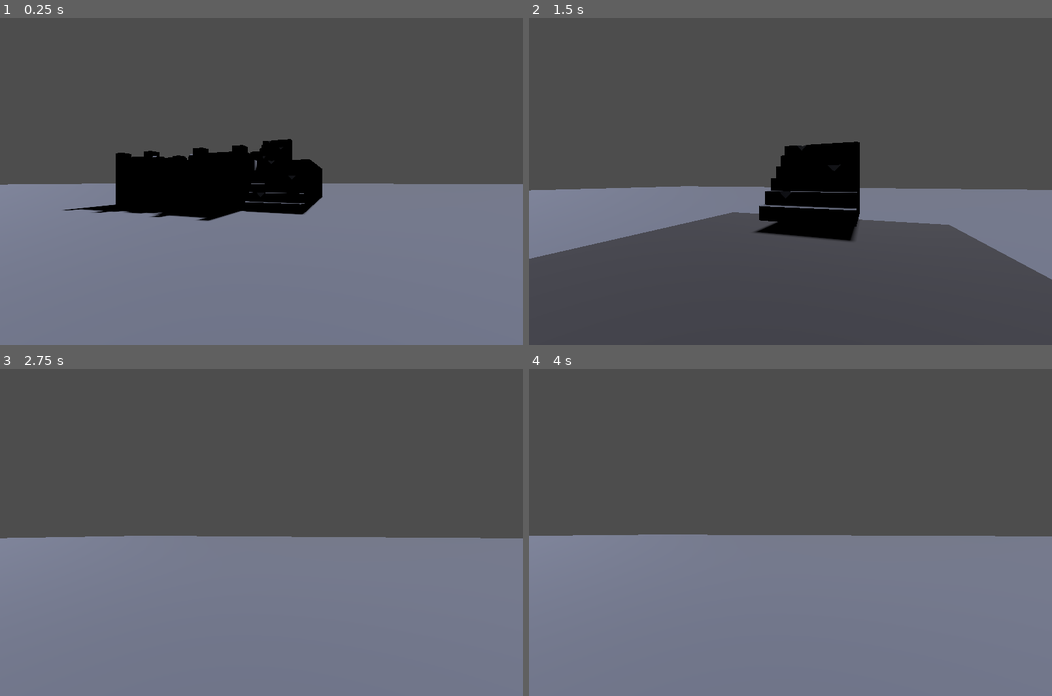
Above: before the commit, frames 1-4 (two rows, left to right).
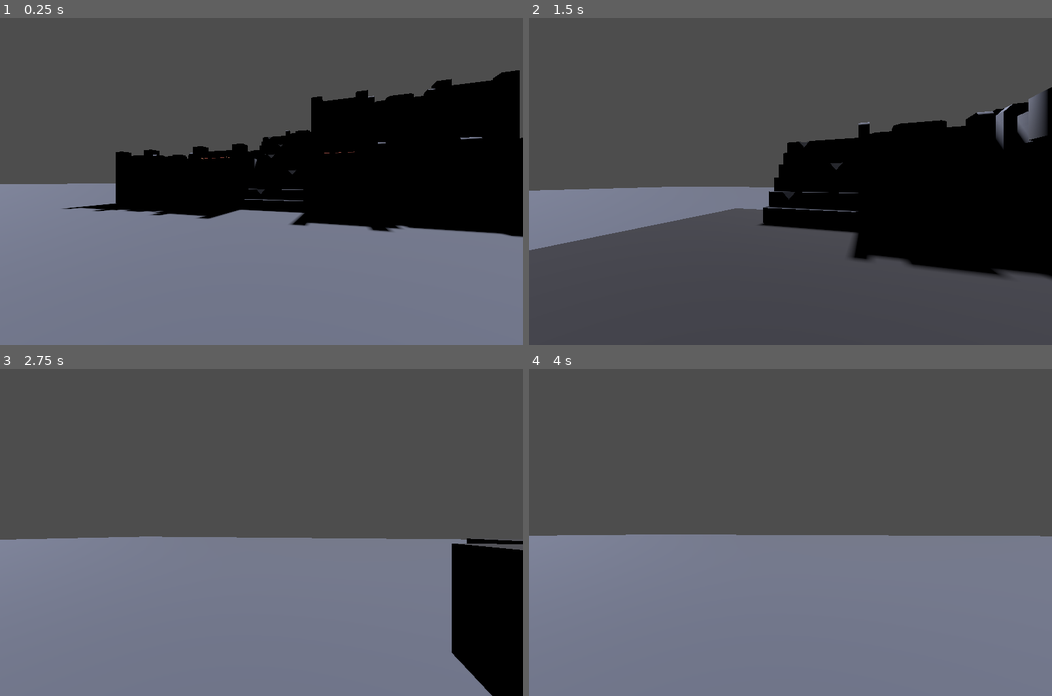
Above: after the commit, the same moments.

Repository: brambekkers/god
Game: Godot game, scene res://scenes/TestScene.tscn
The game is run twice, just before and just after one commit, with the same random seed, the same clock (stepped at 60 frames per second) and the same inputs.
Inputs:
- Up to frame 1 (0.25 s): no input
- Up to frame 2 (1.5 s): tap Enter at 0.5 s; hold W (move_forward) from 0.53 s (still down); tap Space (jump) at 0.77 s
- Up to frame 3 (2.75 s): keep holding W (move_forward); tap Space (jump) at 1.52 s
- Up to frame 4 (4 s): keep holding W (move_forward); tap Space (jump) at 3.02, 3.5, 3.77 s

The runs differ from the first frame. In frame 1, 18% of the frame differs, in the area x 0-100%, y 16-67%; in frame 2, 19%, in the area x 0-100%, y 21-80%; in frame 3, 6.3%; in frame 4, less than 0.1%.

Commit message:
update collision detection of scenes and test scene

Diff:
--- a/scenes/Player.tscn
+++ b/scenes/Player.tscn
@@ -5,7 +5,7 @@
 
 [sub_resource type="CapsuleShape3D" id="CapsuleShape3D_h54v0"]
 radius = 0.1
-height = 0.7
+height = 0.65
 
 [node name="Player" type="CharacterBody3D"]
 script = ExtResource("1_ir3ke")
--- a/scenes/TestScene.tscn
+++ b/scenes/TestScene.tscn
@@ -6,6 +6,12 @@
 [ext_resource type="PackedScene" uid="uid://rspt8odgv07u" path="res://scenes/models/wall.tscn" id="3_rjola"]
 [ext_resource type="PackedScene" uid="uid://ckkrkj0afw1su" path="res://scenes/models/stairs.tscn" id="5_7ed7n"]
 [ext_resource type="PackedScene" uid="uid://21dx2a3pepy2" path="res://scenes/models/wallHalf.tscn" id="6_r5uxi"]
+[ext_resource type="PackedScene" uid="uid://d15tbfjhirgpl" path="res://scenes/models/wallOpening.tscn" id="7_xsb88"]
+[ext_resource type="PackedScene" uid="uid://blepwcn223jcm" path="res://scenes/models/wallNarrow.tscn" id="8_8ysxk"]
+[ext_resource type="PackedScene" uid="uid://cli7bwij5fqd" path="res://scenes/models/woodSupport.tscn" id="8_sktli"]
+[ext_resource type="PackedScene" uid="uid://bvww3ljkcuvqq" path="res://scenes/models/banner.tscn" id="10_18kr4"]
+[ext_resource type="PackedScene" uid="uid://402glsfolcw4" path="res://scenes/models/barrel.tscn" id="11_ct7xw"]
+[ext_resource type="PackedScene" uid="uid://qi7dbnebp5pb" path="res://scenes/models/chest.tscn" id="12_nokur"]
 
 [node name="Test scene" type="Node3D"]
 
@@ -34,29 +40,239 @@
 [node name="Node3D6" parent="." instance=ExtResource("3_opx3c")]
 transform = Transform3D(1, 0, 0, 0, 1, 0, 0, 0, 1, 0, 0, 2)
 
+[node name="Node3D8" parent="." instance=ExtResource("5_7ed7n")]
+transform = Transform3D(-1, 0, 8.74228e-08, 0, 1, 0, -8.74228e-08, 0, -1, -1, 0, 1)
+
+[node name="Node3D9" parent="." instance=ExtResource("3_opx3c")]
+transform = Transform3D(1, 0, 0, 0, 1, 0, 0, 0, 1, -1, 0, 4)
+
+[node name="Node3D10" parent="." instance=ExtResource("3_opx3c")]
+transform = Transform3D(1, 0, 0, 0, 1, 0, 0, 0, 1, -1, 0, 3)
+
+[node name="Node3D11" parent="." instance=ExtResource("3_opx3c")]
+transform = Transform3D(1, 0, 0, 0, 1, 0, 0, 0, 1, 1, 0, 3)
+
+[node name="Node3D12" parent="." instance=ExtResource("3_opx3c")]
+transform = Transform3D(1, 0, 0, 0, 1, 0, 0, 0, 1, 0, 0, 4)
+
+[node name="Node3D13" parent="." instance=ExtResource("3_opx3c")]
+transform = Transform3D(1, 0, 0, 0, 1, 0, 0, 0, 1, 1, 0, 4)
+
+[node name="Node3D14" parent="." instance=ExtResource("5_7ed7n")]
+transform = Transform3D(-1, 0, -8.74228e-08, 0, 1, 0, 8.74228e-08, 0, -1, 0, 1, 4)
+
+[node name="Node3D3" parent="." instance=ExtResource("7_xsb88")]
+transform = Transform3D(1, 0, 0, 0, 1, 0, 0, 0, 1, -3, 0, 1)
+
+[node name="Node3D15" parent="." instance=ExtResource("3_rjola")]
+transform = Transform3D(1, 0, 0, 0, 1, 0, 0, 0, 1, -2, 0, 1)
+
+[node name="Node3D17" parent="." instance=ExtResource("8_sktli")]
+transform = Transform3D(1, 0, 0, 0, 1, 0, 0, 0, 1, -3, 0, 5)
+
+[node name="Node3D18" parent="." instance=ExtResource("8_sktli")]
+transform = Transform3D(1, 0, 0, 0, 1, 0, 0, 0, 1, -3, 0, 3)
+
+[node name="Node3D19" parent="." instance=ExtResource("3_opx3c")]
+transform = Transform3D(1, 0, 0, 0, 1, 0, 0, 0, 1, -2, 0, 2)
+
+[node name="Node3D21" parent="." instance=ExtResource("3_opx3c")]
+transform = Transform3D(1, 0, 0, 0, 1, 0, 0, 0, 1, -2, 0, 3)
+
+[node name="Node3D22" parent="." instance=ExtResource("3_opx3c")]
+transform = Transform3D(1, 0, 0, 0, 1, 0, 0, 0, 1, -2, 0, 4)
+
+[node name="Node3D23" parent="." instance=ExtResource("3_opx3c")]
+transform = Transform3D(1, 0, 0, 0, 1, 0, 0, 0, 1, -3, 1, 3)
+
+[node name="Node3D24" parent="." instance=ExtResource("3_opx3c")]
+transform = Transform3D(1, 0, 0, 0, 1, 0, 0, 0, 1, -3, 1, 4)
+
+[node name="Node3D25" parent="." instance=ExtResource("3_opx3c")]
+transform = Transform3D(1, 0, 0, 0, 1, 0, 0, 0, 1, -4, 0, 2)
+
+[node name="Node3D26" parent="." instance=ExtResource("3_opx3c")]
+transform = Transform3D(1, 0, 0, 0, 1, 0, 0, 0, 1, -4, 0, 3)
+
+[node name="Node3D27" parent="." instance=ExtResource("3_opx3c")]
+transform = Transform3D(1, 0, 0, 0, 1, 0, 0, 0, 1, -4, 0, 4)
+
+[node name="Node3D28" parent="." instance=ExtResource("3_opx3c")]
+transform = Transform3D(1, 0, 0, 0, 1, 0, 0, 0, 1, -4, 0, 5)
+
+[node name="Node3D29" parent="." instance=ExtResource("3_opx3c")]
+transform = Transform3D(1, 0, 0, 0, 1, 0, 0, 0, 1, -2, 0, 5)
+
+[node name="Node3D30" parent="." instance=ExtResource("3_opx3c")]
+transform = Transform3D(1, 0, 0, 0, 1, 0, 0, 0, 1, -3, 1, 5)
+
+[node name="Node3D16" parent="." instance=ExtResource("8_8ysxk")]
+transform = Transform3D(1, 0, 0, 0, 1, 0, 0, 0, 1, 1, 0, 1)
+
+[node name="Node3D32" parent="." instance=ExtResource("6_r5uxi")]
+transform = Transform3D(-4.37114e-08, 0, 1, 0, 1, 0, -1, 0, -4.37114e-08, -2, 1, 3)
+
+[node name="Node3D33" parent="." instance=ExtResource("6_r5uxi")]
+transform = Transform3D(-1, 0, -8.74228e-08, 0, 1, 0, 8.74228e-08, 0, -1, -1, 1, 4)
+
+[node name="Node3D34" parent="." instance=ExtResource("3_opx3c")]
+transform = Transform3D(1, 0, 0, 0, 1, 0, 0, 0, 1, -2, 1, 4)
+
+[node name="Node3D35" parent="." instance=ExtResource("10_18kr4")]
+transform = Transform3D(1, 0, 0, 0, 1, 0, 0, 0, 1, -2, 0, 0.913187)
+
+[node name="Node3D36" parent="." instance=ExtResource("10_18kr4")]
+transform = Transform3D(1, 0, 0, 0, 1, 0, 0, 0, 1, 0, 0, 0.91147)
+
+[node name="Node3D37" parent="." instance=ExtResource("11_ct7xw")]
+transform = Transform3D(1, 0, 0, 0, 1, 0, 0, 0, 1, 0.928601, 0.00142944, 0.372677)
+
+[node name="Node3D38" parent="." instance=ExtResource("3_rjola")]
+transform = Transform3D(1, 0, 0, 0, 1, 0, 0, 0, 1, -5, 0, 1)
+
+[node name="Node3D31" parent="." instance=ExtResource("3_rjola")]
+transform = Transform3D(1, 0, 0, 0, 1, 0, 0, 0, 1, -2, 1, 2)
+
+[node name="Node3D39" parent="." instance=ExtResource("3_rjola")]
+transform = Transform3D(1, 0, 0, 0, 1, 0, 0, 0, 1, -4, 1, 2)
+
+[node name="Node3D20" parent="." instance=ExtResource("6_r5uxi")]
+transform = Transform3D(-1, 0, -8.74228e-08, 0, 1, 0, 8.74228e-08, 0, -1, -3, 1, 2)
+
+[node name="Node3D40" parent="." instance=ExtResource("8_8ysxk")]
+transform = Transform3D(1, 0, 0, 0, 1, 0, 0, 0, 1, -4, 0, 1)
+
+[node name="Node3D41" parent="." instance=ExtResource("11_ct7xw")]
+transform = Transform3D(1, 0, 0, 0, 1, 0, 0, 0, 1, -5, 0, 0.17622)
+
 [node name="Node3D7" parent="." instance=ExtResource("3_opx3c")]
 transform = Transform3D(1, 0, 0, 0, 1, 0, 0, 0, 1, -1, 0, 2)
 
-[node name="Node3D8" parent="." instance=ExtResource("5_7ed7n")]
-transform = Transform3D(-1, 0, 8.74228e-08, 0, 1, 0, -8.74228e-08, 0, -1, -1, 0, 1)
-
-[node name="Node3D9" parent="." instance=ExtResource("3_opx3c")]
-transform = Transform3D(1, 0, 0, 0, 1, 0, 0, 0, 1, -1, 0, 4)
-
-[node name="Node3D10" parent="." instance=ExtResource("3_opx3c")]
-transform = Transform3D(1, 0, 0, 0, 1, 0, 0, 0, 1, -1, 0, 3)
-
-[node name="Node3D11" parent="." instance=ExtResource("3_opx3c")]
-transform = Transform3D(1, 0, 0, 0, 1, 0, 0, 0, 1, 1, 0, 3)
-
-[node name="Node3D12" parent="." instance=ExtResource("3_opx3c")]
-transform = Transform3D(1, 0, 0, 0, 1, 0, 0, 0, 1, 0, 0, 4)
-
-[node name="Node3D13" parent="." instance=ExtResource("3_opx3c")]
-transform = Transform3D(1, 0, 0, 0, 1, 0, 0, 0, 1, 1, 0, 4)
-
-[node name="Node3D14" parent="." instance=ExtResource("5_7ed7n")]
-transform = Transform3D(-1, 0, -8.74228e-08, 0, 1, 0, 8.74228e-08, 0, -1, 0, 1, 4)
-
-[node name="Node3D16" parent="." instance=ExtResource("6_r5uxi")]
-transform = Transform3D(-1, 0, -8.74228e-08, 0, 1, 0, 8.74228e-08, 0, -1, 1, 0, 1)
+[node name="Node3D42" parent="." instance=ExtResource("3_opx3c")]
+transform = Transform3D(1, 0, 0, 0, 1, 0, 0, 0, 1, -1, 0, 6)
+
+[node name="Node3D43" parent="." instance=ExtResource("3_opx3c")]
+transform = Transform3D(1, 0, 0, 0, 1, 0, 0, 0, 1, 0, 0, 7)
+
+[node name="Node3D44" parent="." instance=ExtResource("3_opx3c")]
+transform = Transform3D(1, 0, 0, 0, 1, 0, 0, 0, 1, 0, 0, 8)
+
+[node name="Node3D45" parent="." instance=ExtResource("3_opx3c")]
+transform = Transform3D(1, 0, 0, 0, 1, 0, 0, 0, 1, -5, 0, 6)
+
+[node name="Node3D46" parent="." instance=ExtResource("3_opx3c")]
+transform = Transform3D(1, 0, 0, 0, 1, 0, 0, 0, 1, -6, 0, 7)
+
+[node name="Node3D47" parent="." instance=ExtResource("5_7ed7n")]
+transform = Transform3D(1, 0, 0, 0, 1, 0, 0, 0, 1, -3, 0, 9)
+
+[node name="Node3D48" parent="." instance=ExtResource("5_7ed7n")]
+transform = Transform3D(-1, 0, -8.74228e-08, 0, 1, 0, 8.74228e-08, 0, -1, -3, 0, 7)
+
+[node name="Node3D49" parent="." instance=ExtResource("3_opx3c")]
+transform = Transform3D(1, 0, 0, 0, 1, 0, 0, 0, 1, -3, 0, 8)
+
+[node name="Node3D50" parent="." instance=ExtResource("2_6ei7d")]
+transform = Transform3D(1, 0, 0, 0, 1, 0, 0, 0, 1, -2, 1, 8)
+
+[node name="Node3D51" parent="." instance=ExtResource("2_6ei7d")]
+transform = Transform3D(1, 0, 0, 0, 1, 0, 0, 0, 1, -1, 1, 8)
+
+[node name="Node3D52" parent="." instance=ExtResource("2_6ei7d")]
+transform = Transform3D(1, 0, 0, 0, 1, 0, 0, 0, 1, -1, 1, 7)
+
+[node name="Node3D53" parent="." instance=ExtResource("2_6ei7d")]
+transform = Transform3D(1, 0, 0, 0, 1, 0, 0, 0, 1, -2, 1, 7)
+
+[node name="Node3D54" parent="." instance=ExtResource("2_6ei7d")]
+transform = Transform3D(1, 0, 0, 0, 1, 0, 0, 0, 1, -4, 1, 7)
+
+[node name="Node3D55" parent="." instance=ExtResource("2_6ei7d")]
+transform = Transform3D(1, 0, 0, 0, 1, 0, 0, 0, 1, -5, 1, 7)
+
+[node name="Node3D56" parent="." instance=ExtResource("2_6ei7d")]
+transform = Transform3D(1, 0, 0, 0, 1, 0, 0, 0, 1, -3, 1, 6)
+
+[node name="Node3D57" parent="." instance=ExtResource("2_6ei7d")]
+transform = Transform3D(1, 0, 0, 0, 1, 0, 0, 0, 1, -2, 1, 6)
+
+[node name="Node3D58" parent="." instance=ExtResource("2_6ei7d")]
+transform = Transform3D(1, 0, 0, 0, 1, 0, 0, 0, 1, -4, 1, 6)
+
+[node name="Node3D59" parent="." instance=ExtResource("3_opx3c")]
+transform = Transform3D(1, 0, 0, 0, 1, 0, 0, 0, 1, 0, 0, 9)
+
+[node name="Node3D60" parent="." instance=ExtResource("3_opx3c")]
+transform = Transform3D(1, 0, 0, 0, 1, 0, 0, 0, 1, -1, 0, 10)
+
+[node name="Node3D61" parent="." instance=ExtResource("3_opx3c")]
+transform = Transform3D(1, 0, 0, 0, 1, 0, 0, 0, 1, -1, 0, 11)
+
+[node name="Node3D62" parent="." instance=ExtResource("3_opx3c")]
+transform = Transform3D(1, 0, 0, 0, 1, 0, 0, 0, 1, -2, 0, 11)
+
+[node name="Node3D63" parent="." instance=ExtResource("3_opx3c")]
+transform = Transform3D(1, 0, 0, 0, 1, 0, 0, 0, 1, -3, 0, 11)
+
+[node name="Node3D64" parent="." instance=ExtResource("3_opx3c")]
+transform = Transform3D(1, 0, 0, 0, 1, 0, 0, 0, 1, -4, 0, 11)
+
+[node name="Node3D65" parent="." instance=ExtResource("3_opx3c")]
+transform = Transform3D(1, 0, 0, 0, 1, 0, 0, 0, 1, -5, 0, 10)
+
+[node name="Node3D66" parent="." instance=ExtResource("3_opx3c")]
+transform = Transform3D(1, 0, 0, 0, 1, 0, 0, 0, 1, -6, 0, 8)
+
+[node name="Node3D67" parent="." instance=ExtResource("3_opx3c")]
+transform = Transform3D(1, 0, 0, 0, 1, 0, 0, 0, 1, -5.99843, 0.00545692, 8.99616)
+
+[node name="Node3D68" parent="." instance=ExtResource("2_6ei7d")]
+transform = Transform3D(1, 0, 0, 0, 1, 0, 0, 0, 1, -5, 1, 8)
+
+[node name="Node3D69" parent="." instance=ExtResource("2_6ei7d")]
+transform = Transform3D(1, 0, 0, 0, 1, 0, 0, 0, 1, -4, 1, 8)
+
+[node name="Node3D70" parent="." instance=ExtResource("2_6ei7d")]
+transform = Transform3D(1, 0, 0, 0, 1, 0, 0, 0, 1, -5, 1, 9)
+
+[node name="Node3D71" parent="." instance=ExtResource("2_6ei7d")]
+transform = Transform3D(1, 0, 0, 0, 1, 0, 0, 0, 1, -4, 1, 9)
+
+[node name="Node3D72" parent="." instance=ExtResource("2_6ei7d")]
+transform = Transform3D(1, 0, 0, 0, 1, 0, 0, 0, 1, -4, 1, 10)
+
+[node name="Node3D73" parent="." instance=ExtResource("2_6ei7d")]
+transform = Transform3D(1, 0, 0, 0, 1, 0, 0, 0, 1, -3, 1, 10)
+
+[node name="Node3D74" parent="." instance=ExtResource("2_6ei7d")]
+transform = Transform3D(1, 0, 0, 0, 1, 0, 0, 0, 1, -2, 1, 10)
+
+[node name="Node3D75" parent="." instance=ExtResource("2_6ei7d")]
+transform = Transform3D(1, 0, 0, 0, 1, 0, 0, 0, 1, -1, 1, 9)
+
+[node name="Node3D76" parent="." instance=ExtResource("2_6ei7d")]
+transform = Transform3D(1, 0, 0, 0, 1, 0, 0, 0, 1, -2, 1, 9)
+
+[node name="Node3D77" parent="." instance=ExtResource("3_rjola")]
+transform = Transform3D(1, 0, 0, 0, 1, 0, 0, 0, 1, -4, 1, 9)
+
+[node name="Node3D78" parent="." instance=ExtResource("3_rjola")]
+transform = Transform3D(1, 0, 0, 0, 1, 0, 0, 0, 1, -2, 1, 9)
+
+[node name="Node3D80" parent="." instance=ExtResource("3_opx3c")]
+transform = Transform3D(1, 0, 0, 0, 1, 0, 0, 0, 1, 0, 0, 5)
+
+[node name="Node3D81" parent="." instance=ExtResource("3_opx3c")]
+transform = Transform3D(1, 0, 0, 0, 1, 0, 0, 0, 1, 0, 0, 6)
+
+[node name="Node3D82" parent="." instance=ExtResource("3_opx3c")]
+transform = Transform3D(1, 0, 0, 0, 1, 0, 0, 0, 1, -1, 1, 5)
+
+[node name="Node3D83" parent="." instance=ExtResource("3_opx3c")]
+transform = Transform3D(1, 0, 0, 0, 1, 0, 0, 0, 1, 0, 1, 5)
+
+[node name="Node3D84" parent="." instance=ExtResource("7_xsb88")]
+transform = Transform3D(1, 0, 0, 0, 1, 0, 0, 0, 1, -2.02038, 0.999999, 5.02148)
+
+[node name="Node3D79" parent="." instance=ExtResource("12_nokur")]
+transform = Transform3D(-0.667832, 0, 0.744312, 0, 1, 0, -0.744312, 0, -0.667832, -3.08018, 2, 5.10351)
--- a/scenes/models/barrel.tscn
+++ b/scenes/models/barrel.tscn
@@ -1,7 +1,17 @@
-[gd_scene load_steps=2 format=3 uid="uid://402glsfolcw4"]
+[gd_scene load_steps=3 format=3 uid="uid://402glsfolcw4"]
 
 [ext_resource type="PackedScene" uid="uid://t7serp43b0s3" path="res://assets/Models/GLB format/barrel.glb" id="1_jd0o6"]
+
+[sub_resource type="CylinderShape3D" id="CylinderShape3D_4ffy0"]
+height = 0.500013
+radius = 0.25
 
 [node name="Node3D" type="Node3D"]
 
 [node name="barrel" parent="." instance=ExtResource("1_jd0o6")]
+
+[node name="StaticBody3D" type="StaticBody3D" parent="barrel"]
+
+[node name="CollisionShape3D" type="CollisionShape3D" parent="barrel/StaticBody3D"]
+transform = Transform3D(1, 0, 0, 0, 1, 0, 0, 0, 1, 0, 0.225, 0)
+shape = SubResource("CylinderShape3D_4ffy0")
--- a/scenes/models/chest.tscn
+++ b/scenes/models/chest.tscn
@@ -1,7 +1,17 @@
-[gd_scene load_steps=2 format=3 uid="uid://qi7dbnebp5pb"]
+[gd_scene load_steps=3 format=3 uid="uid://qi7dbnebp5pb"]
 
 [ext_resource type="PackedScene" uid="uid://biw1wt0xhm2ok" path="res://assets/Models/GLB format/chest.glb" id="1_aqt4j"]
+
+[sub_resource type="CylinderShape3D" id="CylinderShape3D_t8361"]
+height = 0.500013
+radius = 0.25
 
 [node name="Node3D" type="Node3D"]
 
 [node name="chest" parent="." instance=ExtResource("1_aqt4j")]
+
+[node name="StaticBody3D" type="StaticBody3D" parent="chest"]
+
+[node name="CollisionShape3D" type="CollisionShape3D" parent="chest/StaticBody3D"]
+transform = Transform3D(-4.37114e-08, -1, 0, 1, -4.37114e-08, 0, 0, 0, 1, 0, 0.2, 0)
+shape = SubResource("CylinderShape3D_t8361")
--- a/scenes/models/dirt.tscn
+++ b/scenes/models/dirt.tscn
@@ -3,14 +3,14 @@
 [ext_resource type="PackedScene" uid="uid://dvxoa8txo0ds1" path="res://assets/Models/GLB format/dirt.glb" id="1_bs81j"]
 
 [sub_resource type="BoxShape3D" id="BoxShape3D_21qma"]
-size = Vector3(1, 0.9, 1)
 
 [node name="Node3D" type="Node3D"]
 
 [node name="dirt" parent="." instance=ExtResource("1_bs81j")]
+transform = Transform3D(1, 0, 0, 0, 1.11, 0, 0, 0, 1, 0, 0, 0)
 
 [node name="StaticBody3D" type="StaticBody3D" parent="."]
 
 [node name="CollisionShape3D" type="CollisionShape3D" parent="StaticBody3D"]
-transform = Transform3D(1, 0, 0, 0, 1, 0, 0, 0, 1, 0, 0.45, 0)
+transform = Transform3D(1, 0, 0, 0, 1, 0, 0, 0, 1, 0, 0.5, 0)
 shape = SubResource("BoxShape3D_21qma")
--- a/scenes/models/stairs.tscn
+++ b/scenes/models/stairs.tscn
@@ -9,6 +9,7 @@
 [node name="Node3D" type="Node3D"]
 
 [node name="stairs" parent="." instance=ExtResource("1_lrjio")]
+transform = Transform3D(1, 0, 0, 0, 1.11, 0, 0, 0, 1, 0, 0, 0)
 
 [node name="StaticBody3D" type="StaticBody3D" parent="stairs"]
 
--- a/scenes/models/wallNarrow.tscn
+++ b/scenes/models/wallNarrow.tscn
@@ -1,7 +1,27 @@
-[gd_scene load_steps=2 format=3 uid="uid://blepwcn223jcm"]
+[gd_scene load_steps=4 format=3 uid="uid://blepwcn223jcm"]
 
 [ext_resource type="PackedScene" uid="uid://cqb7mdr67wric" path="res://assets/Models/GLB format/wall-narrow.glb" id="1_kmm4o"]
+
+[sub_resource type="BoxShape3D" id="BoxShape3D_0obij"]
+size = Vector3(1, 0.9, 0.794922)
+
+[sub_resource type="BoxShape3D" id="BoxShape3D_gynev"]
+size = Vector3(1, 0.95, 0.2)
 
 [node name="Node3D" type="Node3D"]
 
 [node name="wall-narrow" parent="." instance=ExtResource("1_kmm4o")]
+
+[node name="StaticBody3D" type="StaticBody3D" parent="wall-narrow"]
+
+[node name="CollisionShape3D" type="CollisionShape3D" parent="wall-narrow/StaticBody3D"]
+transform = Transform3D(1, 0, 0, 0, 1, 0, 0, 0, 1, 0, 0.45, -0.1)
+shape = SubResource("BoxShape3D_0obij")
+
+[node name="CollisionShape3D2" type="CollisionShape3D" parent="wall-narrow/StaticBody3D"]
+transform = Transform3D(1, 0, 0, 0, 1, 0, 0, 0, 1, 0, 0.48, 0.4)
+shape = SubResource("BoxShape3D_gynev")
+
+[node name="CollisionShape3D3" type="CollisionShape3D" parent="wall-narrow/StaticBody3D"]
+transform = Transform3D(1, 0, 0, 0, 1, 0, 0, 0, 1, 0, 0.48, -0.4)
+shape = SubResource("BoxShape3D_gynev")
--- a/scenes/models/wallOpening.tscn
+++ b/scenes/models/wallOpening.tscn
@@ -1,7 +1,27 @@
-[gd_scene load_steps=2 format=3 uid="uid://d15tbfjhirgpl"]
+[gd_scene load_steps=4 format=3 uid="uid://d15tbfjhirgpl"]
 
 [ext_resource type="PackedScene" uid="uid://cxmnn2qaox44q" path="res://assets/Models/GLB format/wall-opening.glb" id="1_7jhoa"]
+
+[sub_resource type="BoxShape3D" id="BoxShape3D_fk4jl"]
+size = Vector3(1, 0.298889, 1)
+
+[sub_resource type="BoxShape3D" id="BoxShape3D_of8vv"]
+size = Vector3(0.1, 1, 1)
 
 [node name="Node3D" type="Node3D"]
 
 [node name="wall-opening2" parent="." instance=ExtResource("1_7jhoa")]
+
+[node name="StaticBody3D" type="StaticBody3D" parent="wall-opening2"]
+
+[node name="CollisionShape3D" type="CollisionShape3D" parent="wall-opening2/StaticBody3D"]
+transform = Transform3D(1, 0, 0, 0, 1, 0, 0, 0, 1, 0, 0.850555, 0)
+shape = SubResource("BoxShape3D_fk4jl")
+
+[node name="CollisionShape3D2" type="CollisionShape3D" parent="wall-opening2/StaticBody3D"]
+transform = Transform3D(1, 0, 0, 0, 1, 0, 0, 0, 1, 0.45, 0.5, 0)
+shape = SubResource("BoxShape3D_of8vv")
+
+[node name="CollisionShape3D3" type="CollisionShape3D" parent="wall-opening2/StaticBody3D"]
+transform = Transform3D(1, 0, 0, 0, 1, 0, 0, 0, 1, -0.45, 0.5, 0)
+shape = SubResource("BoxShape3D_of8vv")
Not shown: 1 places in scenes/TestScene.tscn that only renumber resources
